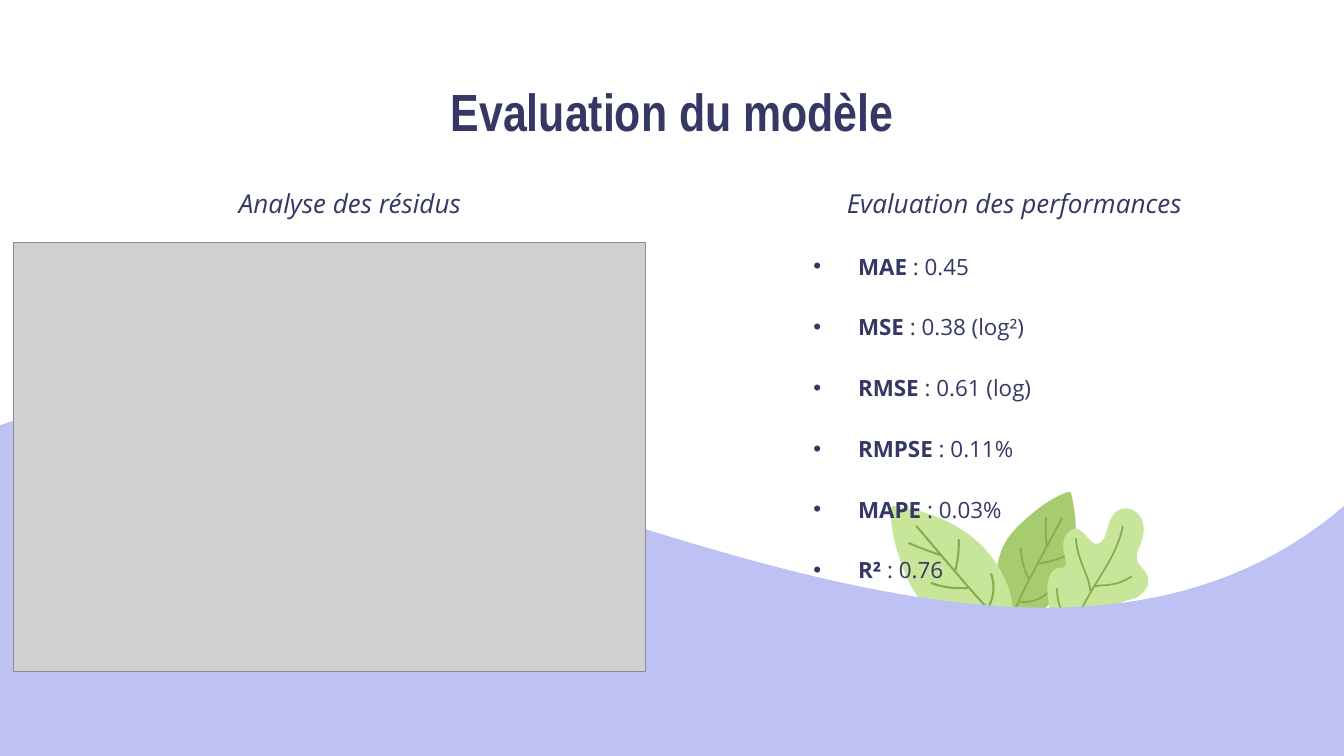
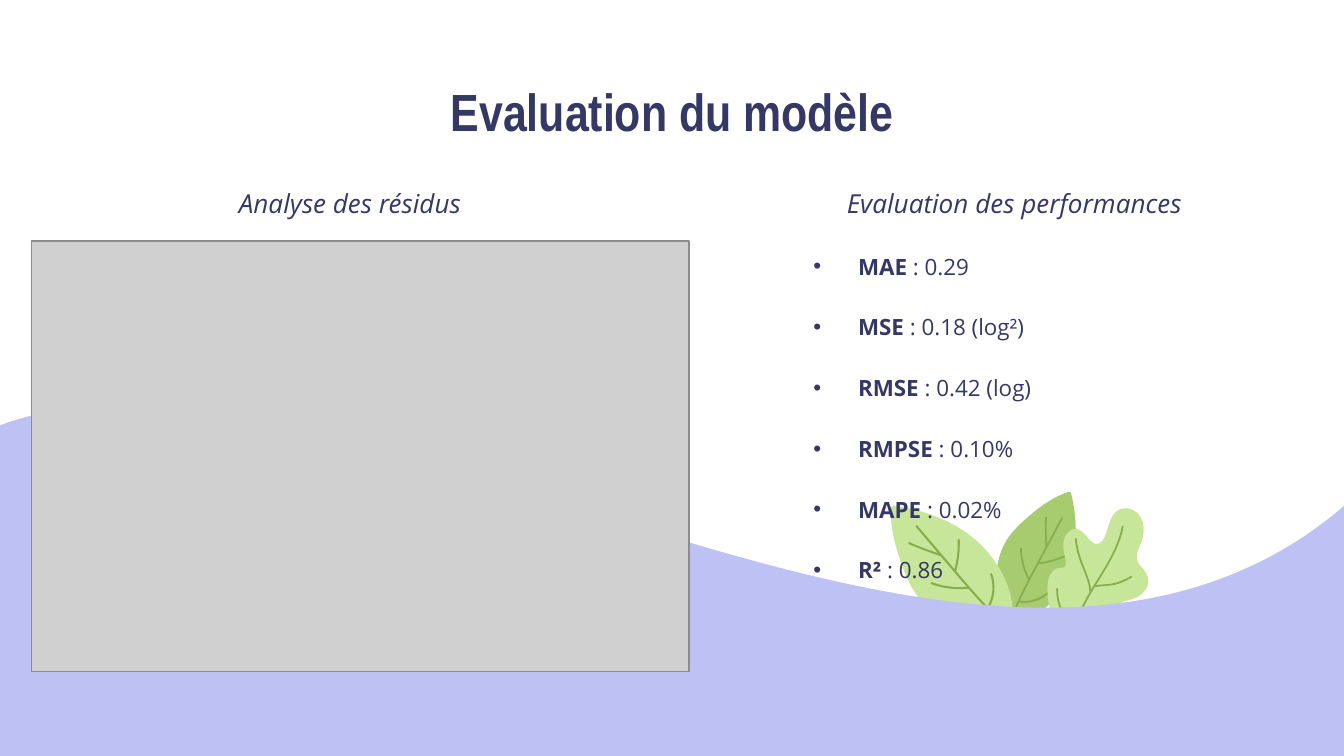
Before and after one commit to Sylvariane/Anticipez_les_besoins_en_electricite, a slide deck: slide 24 of Pélec_03_presentation.pptx. Drawn at 1344x756 pixels with LibreOffice and Linux fonts; fonts in the diff are those of the drawing; grey boxes stand for pictures. Boxes give left, top, right and bottom in pixels: in the first picture for what was removed or moved away, otherwise in the second. Text is boxed around its words. In the diff, an @@ line names an element or a change of style, - is before the commit and + after.

Commit message:
modèles définitifs terminés, annotation en cours de correction

```diff
--- a/Pélec_03_presentation.pptx
+++ b/Pélec_03_presentation.pptx
@@ picture: place and size @@
-picture at <box>13,242,645,671</box>
+picture at <box>31,241,688,671</box>
@@ text at <box>858,259,1031,584</box>: text changed @@
-  • MAE : 0.45
-  • MSE : 0.38 (log²)
-  • RMSE : 0.61 (log)
-  • RMPSE : 0.11%
-  • MAPE : 0.03%
-  • R² : 0.76
+  • MAE : 0.29
+  • MSE : 0.18 (log²)
+  • RMSE : 0.42 (log)
+  • RMPSE : 0.10%
+  • MAPE : 0.02%
+  • R² : 0.86
```
Also in this commit, not shown: 22 other slides changed, 2 slides added, 2 other files.
